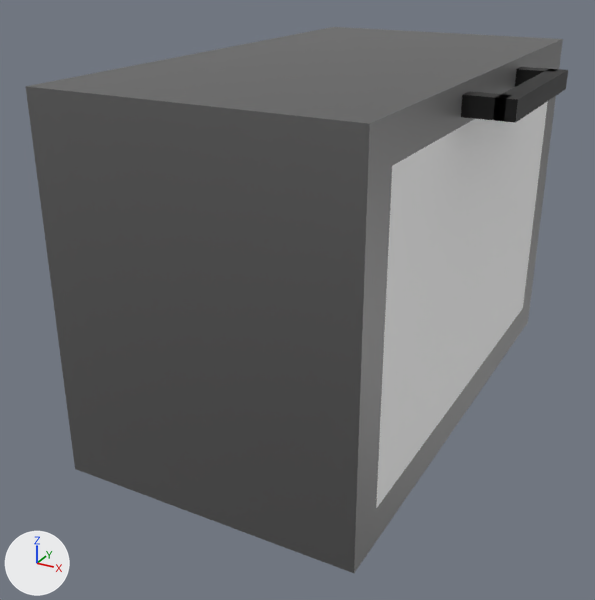
Renders of the Blender file Assets/CustomShapes/blender/oven.blend from each side of a commit.
Rendered twice from a 50 mm camera at (2.04, -4.15, 1.59) aimed at (-0.08, -0.3, -0.33). Lighting does not change. The marker at lower left points along +X, +Y and +Z.

Objects in the first picture: 'Handle', 'Oven', 'Oven Door'.
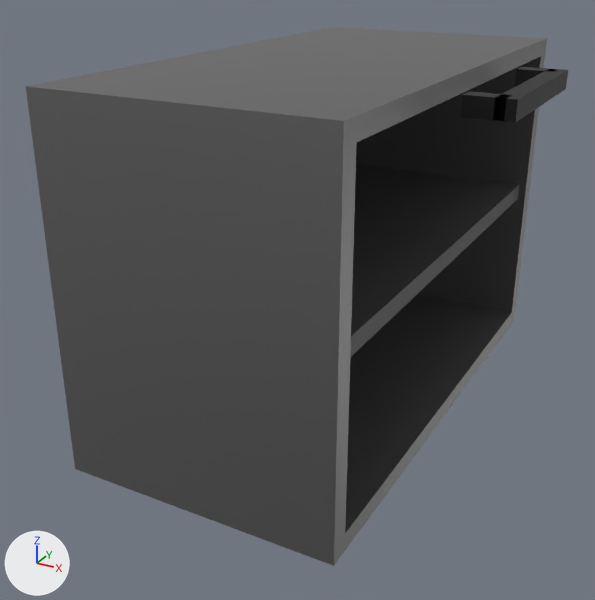
Boxes (x1, y1, x2, y2) around the edits, measured in the pictures (595 x 600 px):
'Oven Door', hidden
    before: (334, 38, 563, 573)

What changed in the scene script:
```text
Change ob_oven_door:
    add ob_oven_door.hide_set(True)
```
